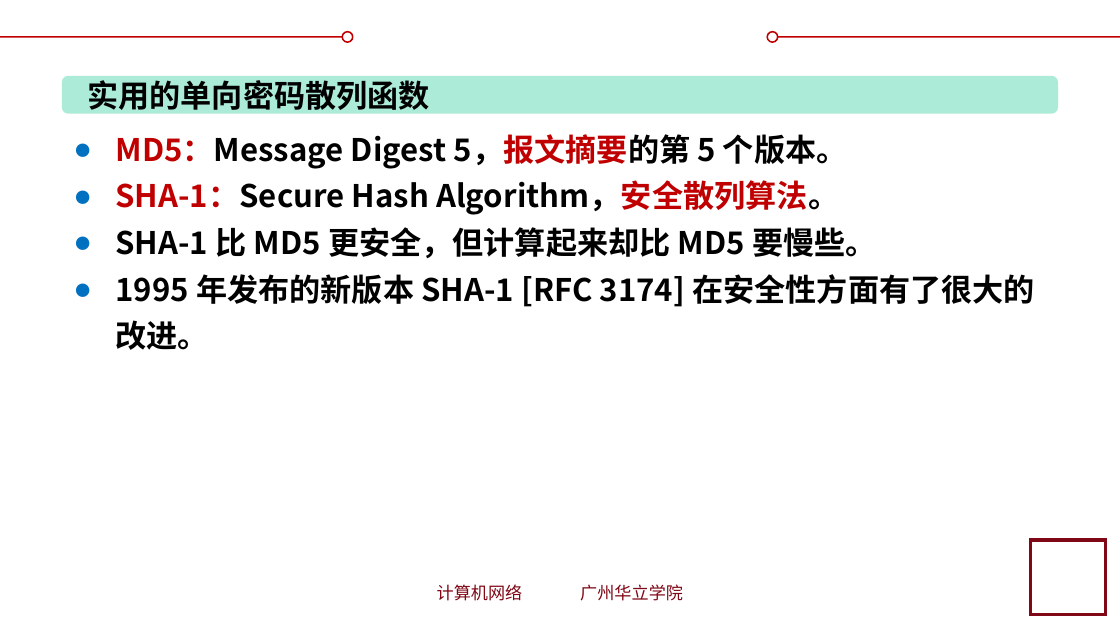
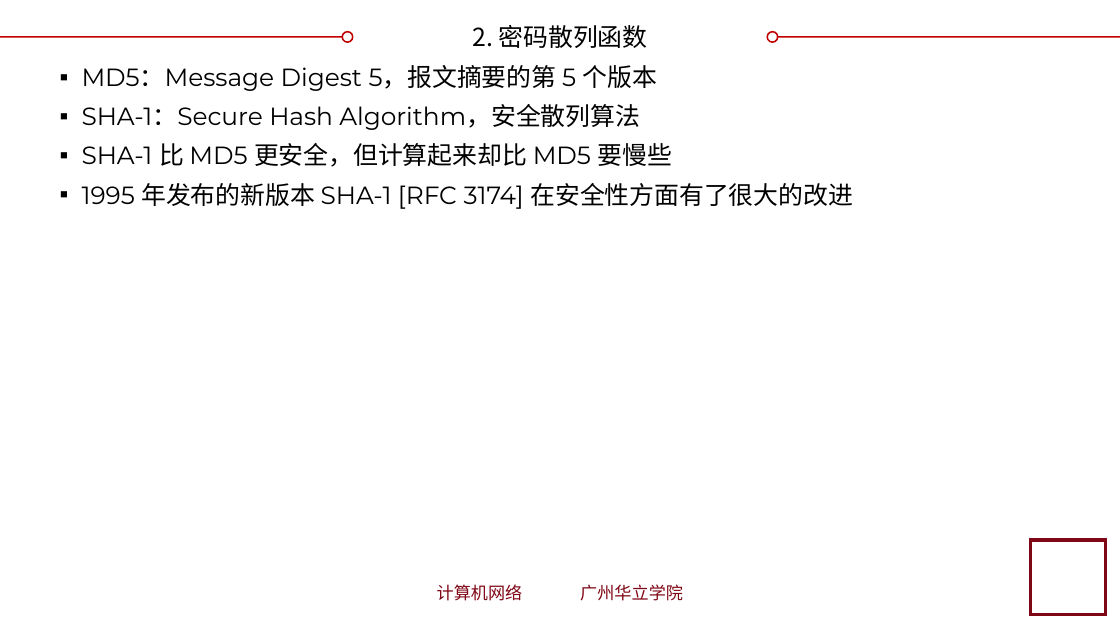
Before and after one commit to glplaman/glplaman.github.io, a slide deck: slide 31 of network/ppt/chap7.pptx (slide 32 before the commit). Drawn at 1120x630 pixels with LibreOffice and Linux fonts; fonts in the diff are those of the drawing; background and template pictures are left out. Boxes give left, top, right and bottom in pixels: in the first picture for what was removed or moved away, otherwise in the second. Text is boxed around its words. In the diff, an @@ line names an element or a change of style, - is before the commit and + after.

```diff
--- a/network/ppt/chap7.pptx
+++ b/network/ppt/chap7.pptx
@@ title added at box(472, 25, 648, 48), 16 pt, text #000000 @@
+2. 密码散列函数
@@ rounded rectangle removed at box(62, 76, 1058, 114) @@
@@ text at box(82, 65, 853, 209): text changed; size 20 to 16 pt; font Noto Sans CJK SC to Montserrat; bold off @@
-● MD5：Message Digest 5，报文摘要的第 5 个版本。
-● SHA-1：Secure Hash Algorithm，安全散列算法。
-● SHA-1 比 MD5 更安全，但计算起来却比 MD5 要慢些。
-● 1995 年发布的新版本 SHA-1 [RFC 3174] 在安全性方面有了很大的改进。
+▪ MD5：Message Digest 5，报文摘要的第 5 个版本
+▪ SHA-1：Secure Hash Algorithm，安全散列算法
+▪ SHA-1 比 MD5 更安全，但计算起来却比 MD5 要慢些
+▪ 1995 年发布的新版本 SHA-1 [RFC 3174] 在安全性方面有了很大的改进
@@ text removed at box(87, 80, 430, 116) @@
-实用的单向密码散列函数
```
Also in this commit, not shown: 49 other slides changed, 2 slides removed, 5 other files.
